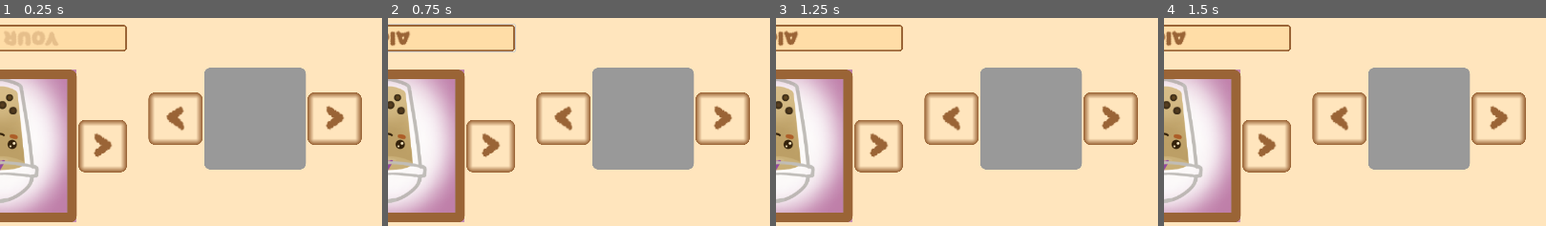
Above: before the commit, frames 1-4 (left to right).
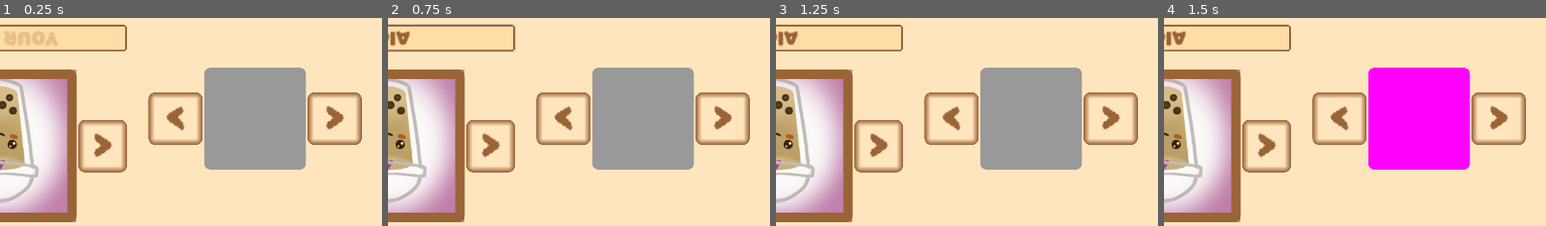
Above: after the commit, the same moments.

Repository: ElQDuck/guinea-piggies
Game: Godot game, scene res://scenes/profile_setup.tscn
Two runs of this game, one before a commit and one after it. Both use one fixed random seed, a clock stepped at 60 frames per second and the inputs below. This scene is started directly instead of the project's main scene.
Inputs (mouse positions are % of the whole screen's width and height, from its top left):
- Up to frame 1 (0.25 s): no input
- Up to frame 2 (0.75 s): click (50, 5) at 0.52 s; type "Alex" at 0.6 s
- Up to frame 3 (1.25 s): click (50, 95) at 0.75 s; type "Alex" at 0.83 s
- Up to frame 4 (1.5 s): click "<" at 1.25 s
The pictures show only the part of the screen within x 50-100%, y 0-50%; the shares and areas given below are measured in that part.

Frames 1-3 are identical in both runs. In frame 4, 13% of the frame differs, in the area x 53-81%, y 23-73%.

Commit message:
feat: color lib

Diff:
--- a/scripts/profile_setup_player.gd
+++ b/scripts/profile_setup_player.gd
@@ -9,10 +9,12 @@
 @export var input_player_name: LineEdit
 @export var ready_button: Button
 
+var color_combinations: Array = [{"primary": Color("ff00ff"), "secondary": Color("00ffff"), "complementary": Color("0000ff")}]
 
 # Called when the node enters the scene tree for the first time.
 func _ready():
 	color_button_left.pressed.connect(_on_color_button_left_pressed)
+	color_button_right.pressed.connect(_on_color_button_right_pressed)
 
 
 # Called every frame. 'delta' is the elapsed time since the previous frame.
@@ -23,3 +25,10 @@
 
 func _on_color_button_left_pressed():
 	print("left")
+	var colorPreviewStyleBox: StyleBoxFlat = color_preview.get_theme_stylebox("panel").duplicate()
+	colorPreviewStyleBox.set("bg_color", color_combinations[0]["primary"])
+	color_preview.add_theme_stylebox_override("panel", colorPreviewStyleBox)
+
+
+func _on_color_button_right_pressed():
+	print("right")
